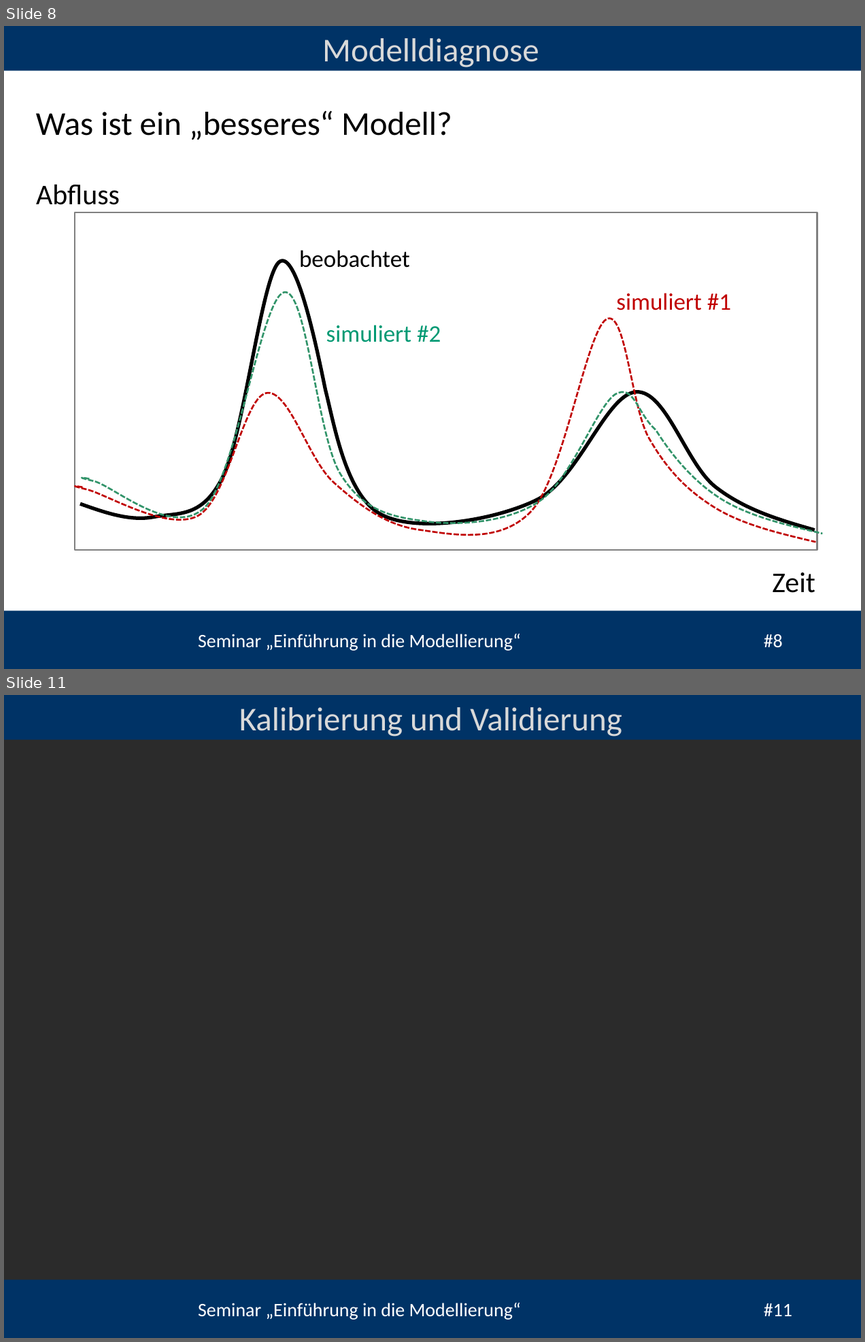
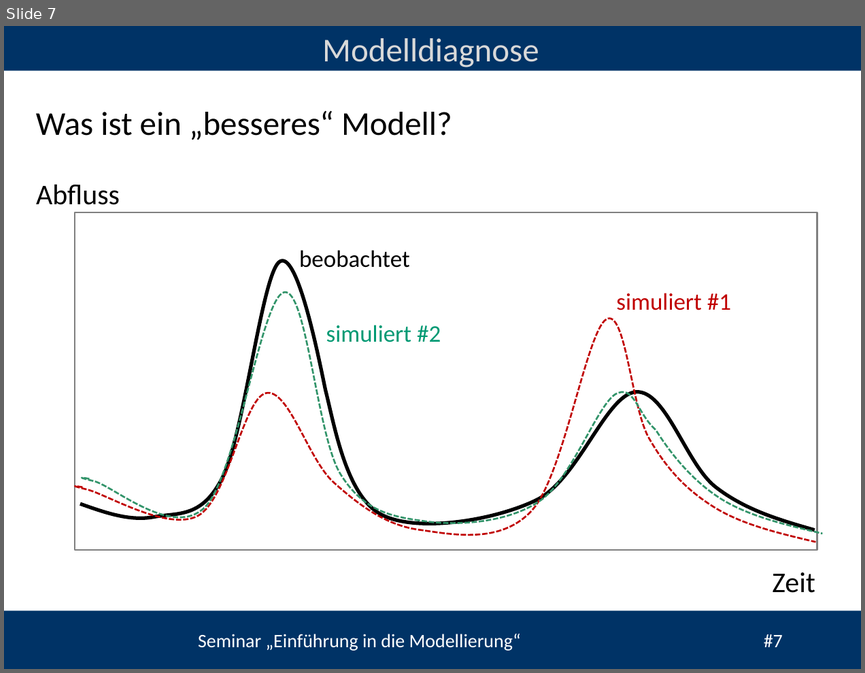
Before and after one commit to heistermann/Einf_Modellierung, a slide deck: Termin_6/folien/UebungModellierung#6.odp. Shown one above the other, each under a label of ours: slides 8 and 11 before the commit, slide 7 after it; the slides between them are not shown. The pictures are 865x1342 and 865x673 pixels, drawn with LibreOffice and Linux fonts; fonts in the diff are those of the drawing; background and template pictures are left out; a plain dark background stands for a picture behind light text. Boxes give left, top, right and bottom in pixels: in the first picture for what was removed or moved away, otherwise in the second. Text is boxed around its words. In the diff, an @@ line names an element or a change of style, - is before the commit and + after.

```diff
--- a/Termin_6/folien/UebungModellierung#6.odp
+++ b/Termin_6/folien/UebungModellierung#6.odp
@@ slide 11 removed at box(4, 695, 861, 1338), background picture (left out); not listed: 3 template elements that a slide beside it also shows @@
@@ text removed at box(239, 707, 622, 736) @@
-Kalibrierung und Validierung
@@ what was slide 8 is now slide 7 @@
@@ text at box(198, 633, 783, 650): text changed @@
-Seminar „Einführung in die Modellierung“ #8
+Seminar „Einführung in die Modellierung“ #7
```
Also in this commit, not shown: 6 slides changed, 1 other slide removed, 21 other files.
